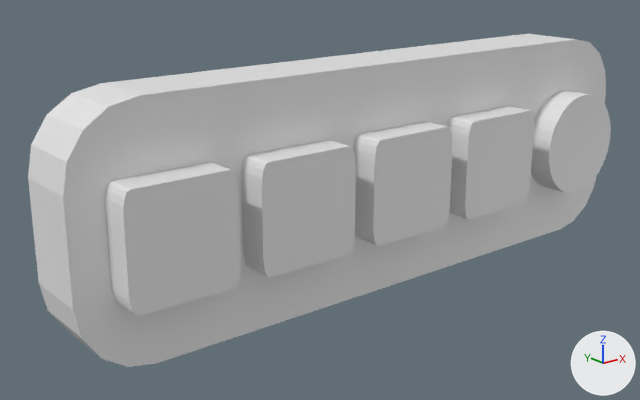
What one commit did to the Blender file Assets/Art/Models/Combination Lock.blend.
One viewpoint serves both versions: a 50 mm lens placed at (-0.257, -0.283, 0.105), pointed at (-0.024, 0.008, -0.011). The lights are fixed; the arrows at lower right show +X, +Y and +Z.

In view in the first picture: 'Base', 'Button 1', 'Button 2', 'Button 3', 'Button 4', 'Submit Button'.
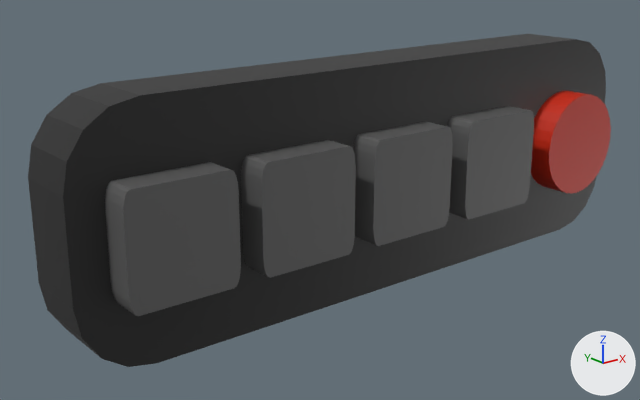
What the commit changed:
Picture 'Colour Palette.png' (img_colour_palette_png) is new.
Material 'Material' (mat_material) is new.
Its texture is img_colour_palette_png.
me_cube has 40 vertices, 22 faces and spans x -0.15..0.15, y -0.015..0.015, z -0.05..0.05.
me_cube is used by ob_base; location (0.0, 0.0, 0.0).
me_cube part 1: texture (UV) coordinates of 22 of 22 faces, centred in x -0.15..0.15, y -0.015..0.015, z -0.05..0.05, changed; they spanned u 0.12..0.88, v 0.0..1.0 and now span u 0.99..0.99, v 0.94..0.94.
me_cube now uses material mat_material (picture img_colour_palette_png).
me_cube_001 has 40 vertices, 21 faces and spans x -0.1357..-0.0907, y -0.0285..-0.015, z -0.0225..0.0225.
me_cube_001 now uses material mat_material (picture img_colour_palette_png).
me_cube_002 has 40 vertices, 21 faces and spans x -0.0807..-0.0357, y -0.0285..-0.015, z -0.0225..0.0225.
me_cube_002 is used by ob_button_2; location (0.0, 0.0, 0.0).
me_cube_002 part 2: texture (UV) coordinates of 21 of 21 faces, centred in x -0.0807..-0.0357, y -0.0285..-0.0217, z -0.0225..0.0225, changed; they spanned u 0.0..0.0, v 0.0..0.0 and now span u 0.87..0.87, v 0.96..0.96.
me_cube_002 now uses material mat_material (picture img_colour_palette_png).
me_cube_003 has 40 vertices, 21 faces and spans x -0.0257..0.0193, y -0.0285..-0.015, z -0.0225..0.0225.
me_cube_003 is used by ob_button_3; location (0.0, 0.0, 0.0).
me_cube_003 part 3: texture (UV) coordinates of 21 of 21 faces, centred in x -0.0257..0.0193, y -0.0285..-0.0217, z -0.0225..0.0225, changed; they spanned u 0.0..0.0, v 0.0..0.0 and now span u 0.87..0.87, v 0.96..0.96.
me_cube_003 now uses material mat_material (picture img_colour_palette_png).
me_cube_004 has 40 vertices, 21 faces and spans x 0.0293..0.0743, y -0.0285..-0.015, z -0.0225..0.0225.
me_cube_004 is used by ob_button_4; location (0.0, 0.0, 0.0).
me_cube_004 part 4: texture (UV) coordinates of 21 of 21 faces, centred in x 0.0293..0.0743, y -0.0285..-0.0217, z -0.0225..0.0225, changed; they spanned u 0.0..0.0, v 0.0..0.0 and now span u 0.87..0.87, v 0.96..0.96.
me_cube_004 now uses material mat_material (picture img_colour_palette_png).
me_cylinder has 64 vertices, 34 faces and spans x 0.0873..0.1373, y -0.0285..-0.015, z -0.025..0.025.
me_cylinder is used by ob_submit_button; location (0.0, 0.0, 0.0).
me_cylinder part 5: texture (UV) coordinates of 34 of 34 faces, centred in x 0.0876..0.1371, y -0.0285..-0.015, z -0.0248..0.0248, changed; they spanned u 0.0..1.0, v 0.01..1.0 and now span u 0.49..0.49, v 0.71..0.71.
me_cylinder now uses material mat_material (picture img_colour_palette_png).

Where the change shows, as pixel boxes (x1, y1, x2, y2) in the pictures (640 x 400 px):
'Base', recoloured, surface changed (grey to black): (28, 34, 606, 367) in both
'Button 1', recoloured: (105, 162, 241, 316) in both
'Button 2', recoloured, surface changed: (241, 140, 356, 278) in both
'Button 3', recoloured, surface changed: (353, 122, 452, 246) in both
'Button 4', recoloured, surface changed: (447, 106, 534, 219) in both
'Submit Button', recoloured, surface changed (grey to brown): (531, 91, 611, 194) in both
